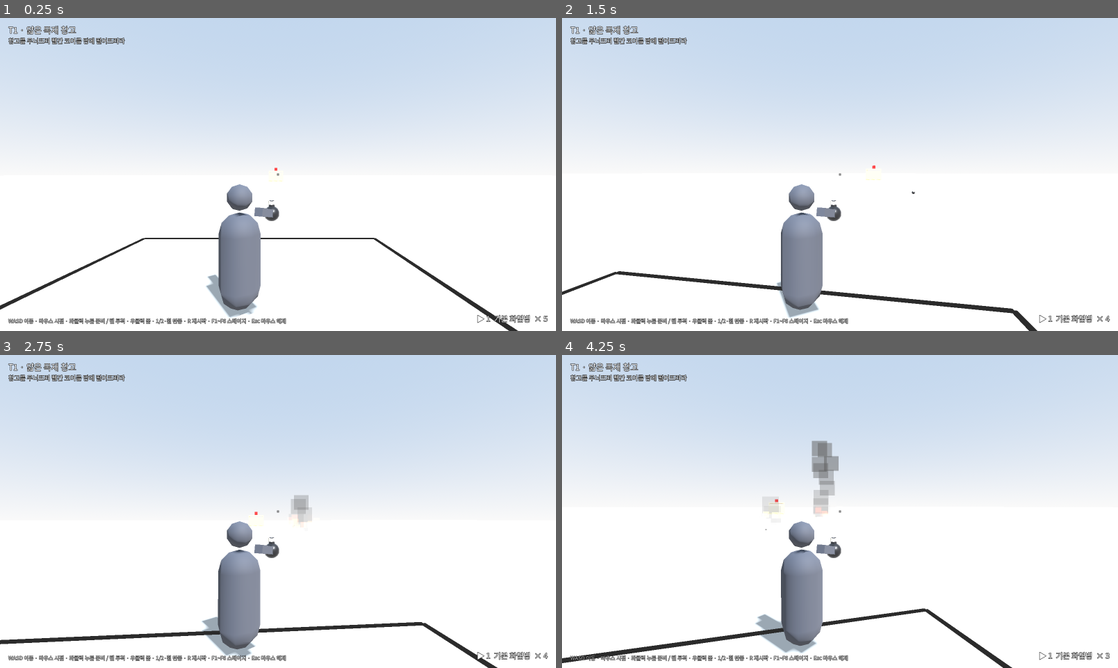
Above: before the commit, frames 1-4 (two rows, left to right).
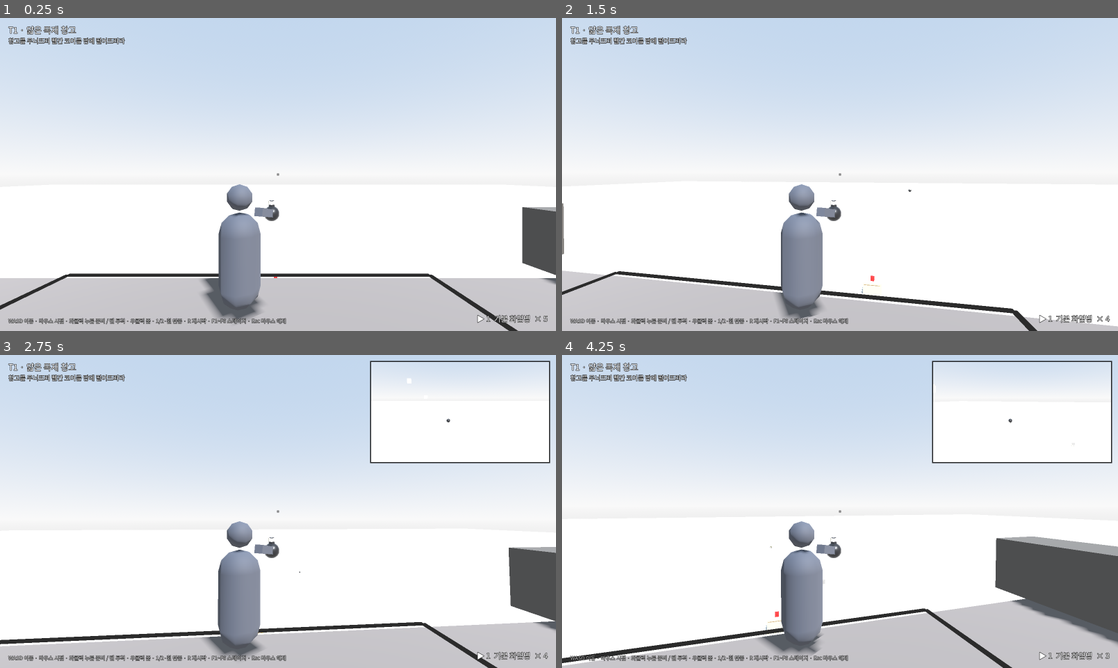
Above: after the commit, the same moments.

Repository: NeverB0re/mad-goblin-firebomb
Game: Godot game, scene res://scenes/main.tscn
The game is run twice, just before and just after one commit, with the same random seed, the same clock (stepped at 60 frames per second) and the same inputs.
Inputs (mouse positions are in pixels of both pictures, inside the frame that each line leads up to):
- Up to frame 1 (0.25 s): no input
- Up to frame 2 (1.5 s): tap Enter (next_stage) at 0.5 s; move the mouse to (867, 174) at 0.52 s; hold 1 (ammo_1) 0.53-1.28 s; hold W (move_forward) from 0.53 s (still down); click (867, 174) at 0.67 s; move the mouse to (812, 174) at 1.27 s; tap 2 (ammo_2) at 1.35 s
- Up to frame 3 (2.75 s): keep holding W (move_forward); move the mouse to (289, 505) at 2.02 s; hold Enter (next_stage) from 2.03 s (still down)
- Up to frame 4 (4.25 s): keep holding W (move_forward); move the mouse to (834, 517) at 2.77 s; release Enter (next_stage) at 2.78 s; right-click (834, 517) at 2.85 s; click (834, 517) at 2.92 s; move the mouse to (878, 514) at 3.52 s; tap Keypad Enter at 3.6 s

The runs differ from the first frame. In frame 1, 18% of the frame differs, in the area x 0-100%, y 47-100%; in frame 2, 9.8%; in frame 3, 21%; in frame 4, 26%, in the area x 0-100%, y 1-100%.

Commit message:
25m 바위 턱에서 내려다보며 던지는 스테이지 구성
- 투척 구역을 높은 바위 턱으로, 고블린은 턱 끝에서 시작
- 목표 거리 50~75m로 조정, 거리 상수화와 테스트 연동

Co-Authored-By: Claude Opus 5.5 <noreply@anthropic.com>

Diff:
--- a/scripts/stage.gd
+++ b/scripts/stage.gd
@@ -71,13 +71,16 @@
 func set_zone(center: Vector3, half_extents: Vector2, yaw_deg := 0.0) -> void:
 	player = Player.new()
 	player.name = "Player"
-	player.position = center
+	# 바위 턱 끝 가까이에서 시작해 아래가 잘 보이게 한다
+	player.position = center + Vector3(0, 0, -half_extents.y + 0.6)
 	add_child(player)
 	player.rotation.y = deg_to_rad(yaw_deg)
 	player.set_zone(center, half_extents)
 	player.throw_requested.connect(try_throw)
 	player.slot_requested.connect(select_slot)
 	player.slot_cycle_requested.connect(func(step): cycle_slot(step))
+	if center.y > 0.1:
+		_make_perch(center, half_extents)
 	# 투척 구역 테두리
 	var mat := StandardMaterial3D.new()
 	mat.albedo_color = Color(0.15, 0.15, 0.15)
@@ -94,6 +97,24 @@
 		line.material_override = mat
 		line.position = center + spec[0] + Vector3(0, 0.01, 0)
 		add_child(line)
+
+
+## 고블린이 올라선 높은 바위 턱. 앞쪽 끝이 투척 구역 바로 앞이라 아래를 내려다보며 던진다.
+func _make_perch(center: Vector3, half_extents: Vector2) -> void:
+	var rock := Color(0.33, 0.31, 0.3)
+	var rock_dark := Color(0.25, 0.24, 0.23)
+	var h := center.y
+	var front := center.z - half_extents.y - 0.3
+	var back := center.z + half_extents.y + 7.0
+	var wide := half_extents.x + 4.0
+	add_prop(Vector3(center.x, h * 0.5, (front + back) * 0.5), Vector3(wide * 2.0, h, back - front), rock)
+	# 아래로 갈수록 넓어지는 절벽 (로우폴리 층)
+	add_prop(Vector3(center.x, h * 0.3, (front + back) * 0.5 + 1.5), Vector3(wide * 2.0 + 4.0, h * 0.6, back - front + 6.0), rock_dark)
+	add_prop(Vector3(center.x - 2.0, h * 0.12, (front + back) * 0.5 + 2.5), Vector3(wide * 2.0 + 9.0, h * 0.24, back - front + 10.0), rock)
+	# 양옆과 뒤의 바위 턱 (앞은 비워 둔다)
+	for sx in [-1.0, 1.0]:
+		add_prop(Vector3(center.x + sx * (wide - 0.6), h + 0.6, center.z + 1.0), Vector3(1.2, 1.2, half_extents.y * 2.0 + 4.0), rock_dark)
+	add_prop(Vector3(center.x, h + 0.9, back - 0.8), Vector3(wide * 2.0, 1.8, 1.6), rock_dark)
 
 
 func add_structure() -> Structure:
--- a/scripts/stage_defs.gd
+++ b/scripts/stage_defs.gd
@@ -1,6 +1,7 @@
 class_name StageDefs
 extends RefCounted
-## 테스트 스테이지 T1~T6. 플레이어는 원점 근처 투척 구역에서 -Z 방향을 본다.
+## 테스트 스테이지 T1~T6. 플레이어(미친 고블린)는 투척 구역 앞쪽 끝에서 시작한다.
+## 미친 고블린이 높은 바위 턱(투척 구역) 위에서 -Z 방향 아래쪽 목표를 내려다본다.
 
 const BASIC := preload("res://ammo/basic.tres")
 const HEAVY := preload("res://ammo/heavy.tres")
@@ -8,6 +9,13 @@
 
 const COUNT := 6
 const NAMES := ["T1", "T2", "T3", "T4", "T5", "T6"]
+## 투척 구역(바위 턱) 높이. 목표물은 지면(y=0)에 있어 내려다보며 던진다
+const PERCH_HEIGHT := 25.0
+## 스테이지별 목표 수평 거리 (m). 기본탄 최대 약 114m, 중량탄 약 85m (높이 25m 기준)
+const DIST := [50.0, 65.0, 70.0, 0.0, 65.0, 75.0]
+## T4 적 경로
+const T4_FROM := Vector3(-22, 0, -36)
+const T4_TO := Vector3(32, 0, -82)
 
 
 static func build(index: int, s: Stage) -> void:
@@ -22,15 +30,15 @@
 
 
 static func _zone(s: Stage) -> void:
-	s.set_zone(Vector3(0, 0, 0), Vector2(3.0, 3.0))
+	s.set_zone(Vector3(0, PERCH_HEIGHT, 0), Vector2(3.0, 3.0))
 
 
-## T1. 얇은 목재 창고 60m, 기본 5발. 충격만으로 무너진다.
+## T1. 얇은 목재 창고, 기본 5발. 충격만으로 무너진다.
 static func _t1(s: Stage) -> void:
 	s.begin("T1", "T1 · 얇은 목재 창고", "창고를 무너뜨려 빨간 코어를 땅에 떨어뜨려라", Stage.Goal.CORE)
 	_zone(s)
 	s.add_ammo(BASIC, 5)
-	build_shed(s.add_structure(), Vector3(0, 0, -60))
+	build_shed(s.add_structure(), Vector3(0, 0, -DIST[0]))
 
 
 static func build_shed(st: Structure, c: Vector3) -> void:
@@ -68,12 +76,12 @@
 			z += w
 
 
-## T2. 목재 기둥이 받치는 석재 망루 80m, 기본 5발.
+## T2. 목재 기둥이 받치는 석재 망루, 기본 5발.
 static func _t2(s: Stage) -> void:
 	s.begin("T2", "T2 · 석재 망루", "망루를 받치는 기둥을 태워 코어를 떨어뜨려라", Stage.Goal.CORE)
 	_zone(s)
 	s.add_ammo(BASIC, 5)
-	build_tower(s.add_structure(), Vector3(0, 0, -80))
+	build_tower(s.add_structure(), Vector3(0, 0, -DIST[1]))
 
 
 static func build_tower(st: Structure, c: Vector3) -> void:
@@ -97,13 +105,13 @@
 	st.add_block(M.CORE, c + Vector3(0, y + 0.4, 0), Vector3(0.8, 0.8, 0.8))
 
 
-## T3. 밧줄에 매달린 추가 있는 석재 벽 90m, 기본 4발.
+## T3. 밧줄에 매달린 추가 있는 석재 벽, 기본 4발.
 static func _t3(s: Stage) -> void:
 	s.begin("T3", "T3 · 석재 벽과 매달린 추", "석재 벽 위의 코어를 떨어뜨려라", Stage.Goal.CORE)
 	_zone(s)
 	s.add_ammo(BASIC, 4)
 	var st := s.add_structure()
-	var c := Vector3(0, 0, -90)
+	var c := Vector3(0, 0, -DIST[2])
 	# 석재 벽 6m x 6m (2m 벽돌 3열)
 	for layer in 6:
 		for col in [-2.0, 0.0, 2.0]:
@@ -125,13 +133,13 @@
 	weight.hanging = true
 
 
-## T4. 옆을 지나 멀어지는 적 1명 50~110m, 기본 6발.
+## T4. 옆을 지나 멀어지는 적 1명 약 40~85m, 기본 6발.
 static func _t4(s: Stage) -> void:
 	s.begin("T4", "T4 · 도망치는 적", "달아나는 적에게 불을 붙여라 (첫 투척과 함께 달린다)", Stage.Goal.ENEMY)
 	_zone(s)
 	s.add_ammo(BASIC, 6)
-	var from := Vector3(-28, 0, -42)
-	var to := Vector3(42, 0, -100)
+	var from := T4_FROM
+	var to := T4_TO
 	s.add_enemy(from, to, 4.5)
 	# 길을 따라 일정한 간격의 울타리 기둥
 	var dir := (to - from).normalized()
@@ -154,17 +162,17 @@
 	s.begin("T5", "T5 · 석재 망루 (중량 화염병)", "무게가 달라진 화염병으로 망루를 무너뜨려라", Stage.Goal.CORE)
 	_zone(s)
 	s.add_ammo(HEAVY, 5)
-	build_tower(s.add_structure(), Vector3(0, 0, -80))
+	build_tower(s.add_structure(), Vector3(0, 0, -DIST[4]))
 
 
-## T6. 화약통이 있는 석재 건물 100m, 기본 3발 + 중량 3발.
+## T6. 화약통이 있는 석재 건물, 기본 3발 + 중량 3발.
 static func _t6(s: Stage) -> void:
 	s.begin("T6", "T6 · 화약통과 석재 탑", "1/2 키나 휠로 탄종을 바꿀 수 있다", Stage.Goal.CORE)
 	_zone(s)
 	s.add_ammo(BASIC, 3)
 	s.add_ammo(HEAVY, 3)
 	var st := s.add_structure()
-	var c := Vector3(0, 0, -100)
+	var c := Vector3(0, 0, -DIST[5])
 	for layer in 6:
 		for sx in [-1, 1]:
 			for sz in [-1, 1]:
--- a/tests/screenshot.gd
+++ b/tests/screenshot.gd
@@ -4,12 +4,12 @@
 
 const StageTest := preload("res://tests/stage_test.gd")
 const SHOTS := [
-	[0, Vector3(0, 2.7, -58.5), 2.2],
-	[1, Vector3(0, 1.4, -78.6), 8.0],
-	[2, Vector3(0, 12.6, -90.8), 4.6],
-	[3, Vector3(-10, 0.9, -56), 2.5],
-	[4, Vector3(0, 1.4, -78.6), 18.0],
-	[5, Vector3(0.4, 0.5, -97.65), 6.6],
+	[0, Vector3(0, 2.7, -48.5), 3.2],
+	[1, Vector3(0, 1.4, -63.6), 8.0],
+	[2, Vector3(0, 12.6, -70.8), 5.2],
+	[3, Vector3(-8, 0.9, -45), 2.5],
+	[4, Vector3(0, 1.4, -63.6), 10.0],
+	[5, Vector3(0.4, 0.5, -72.65), 7.5],
 ]
 
 
@@ -41,7 +41,8 @@
 		s.player.winding = false
 		s.try_throw(s.player.throw_origin(), s.player.throw_direction())
 		# 목표 쪽으로 시선을 낮춰 결과를 본다
-		s.player.look_at_angles(s.player.rotation.y, -0.02)
+		var to_target: Vector3 = shot[1] - s.player.head.global_position
+		s.player.look_at_angles(s.player.rotation.y, atan2(to_target.y, Vector2(to_target.x, to_target.z).length()))
 		var t := 0.0
 		while t < shot[2]:
 			await process_frame
--- a/tests/stage_test.gd
+++ b/tests/stage_test.gd
@@ -5,6 +5,7 @@
 
 const G := 9.8
 const MAX_TIME := 50.0
+const D := StageDefs.DIST
 
 var _failures := 0
 
@@ -88,28 +89,28 @@
 	# T1: 창고 앞 도리를 맞힌다
 	s = _new_stage(0)
 	await physics_frame
-	_throw_at(s, Vector3(0, 2.7, -58.5))
+	_throw_at(s, Vector3(0, 2.7, -D[0] + 1.5))
 	await _expect(s, Stage.State.CLEARED, "T1 창고 위쪽 명중")
 
 	# T1 실패: 전부 20m 앞에 던진다
 	s = _new_stage(0)
 	await physics_frame
 	for i in 5:
-		_throw_at(s, Vector3(0, 0, -40))
+		_throw_at(s, Vector3(0, 0, -D[0] + 20.0))
 		await _wait(s, 0.7)
 	await _expect(s, Stage.State.FAILED, "T1 전부 빗나감")
 
 	# T2: 앞쪽 가로대를 태워 두 기둥에 불을 옮긴다
 	s = _new_stage(1)
 	await physics_frame
-	_throw_at(s, Vector3(0, 1.4, -78.6))
+	_throw_at(s, Vector3(0, 1.4, -D[1] + 1.4))
 	await _expect(s, Stage.State.CLEARED, "T2 가로대 점화")
 
 	# T2: 석재만 맞히면 무너지지 않는다
 	s = _new_stage(1)
 	await physics_frame
 	for i in 5:
-		_throw_at(s, Vector3(0, 8.5, -78.2))
+		_throw_at(s, Vector3(0, 8.5, -D[1] + 1.8))
 		await _wait(s, 0.7)
 	await _expect(s, Stage.State.FAILED, "T2 석재만 명중")
 
@@ -117,18 +118,18 @@
 	for y in [13.8, 13.0, 12.2, 11.4, 10.8]:
 		s = _new_stage(2)
 		await physics_frame
-		_throw_at(s, Vector3(0, y, -90.8))
+		_throw_at(s, Vector3(0, y, -D[2] - 0.8))
 		await _expect(s, Stage.State.CLEARED, "T3 밧줄 y=%.1f 명중" % y)
 	s = _new_stage(2)
 	await physics_frame
-	_throw_at(s, Vector3(0, 11.2, -90.05))
+	_throw_at(s, Vector3(0, 11.2, -D[2] - 0.05))
 	await _expect(s, Stage.State.CLEARED, "T3 추 앞면 명중")
 
 	# T3: 벽만 맞히면 무너지지 않는다
 	s = _new_stage(2)
 	await physics_frame
 	for i in 4:
-		_throw_at(s, Vector3(0, 4.0, -89.45))
+		_throw_at(s, Vector3(0, 4.0, -D[2] + 0.55))
 		await _wait(s, 0.7)
 	await _expect(s, Stage.State.FAILED, "T3 벽만 명중")
 
@@ -161,20 +162,20 @@
 	# T5: 중량 화염병으로 같은 가로대
 	s = _new_stage(4)
 	await physics_frame
-	_throw_at(s, Vector3(0, 1.4, -78.6))
+	_throw_at(s, Vector3(0, 1.4, -D[4] + 1.4))
 	await _expect(s, Stage.State.CLEARED, "T5 중량 가로대 점화")
 
 	# T6: 화약통
 	s = _new_stage(5)
 	await physics_frame
-	_throw_at(s, Vector3(0.4, 0.5, -97.65))
+	_throw_at(s, Vector3(0.4, 0.5, -D[5] + 2.35))
 	await _expect(s, Stage.State.CLEARED, "T6 화약통 기본탄")
 
 	s = _new_stage(5)
 	await physics_frame
 	s.select_slot(1)
 	_check(s.current_ammo().display_name == "중량 화염병", "T6 탄종 교체")
-	_throw_at(s, Vector3(0.4, 0.5, -97.65))
+	_throw_at(s, Vector3(0.4, 0.5, -D[5] + 2.35))
 	await _expect(s, Stage.State.CLEARED, "T6 화약통 중량탄")
 
 	print("결과: ", "OK" if _failures == 0 else "%d개 실패" % _failures)
